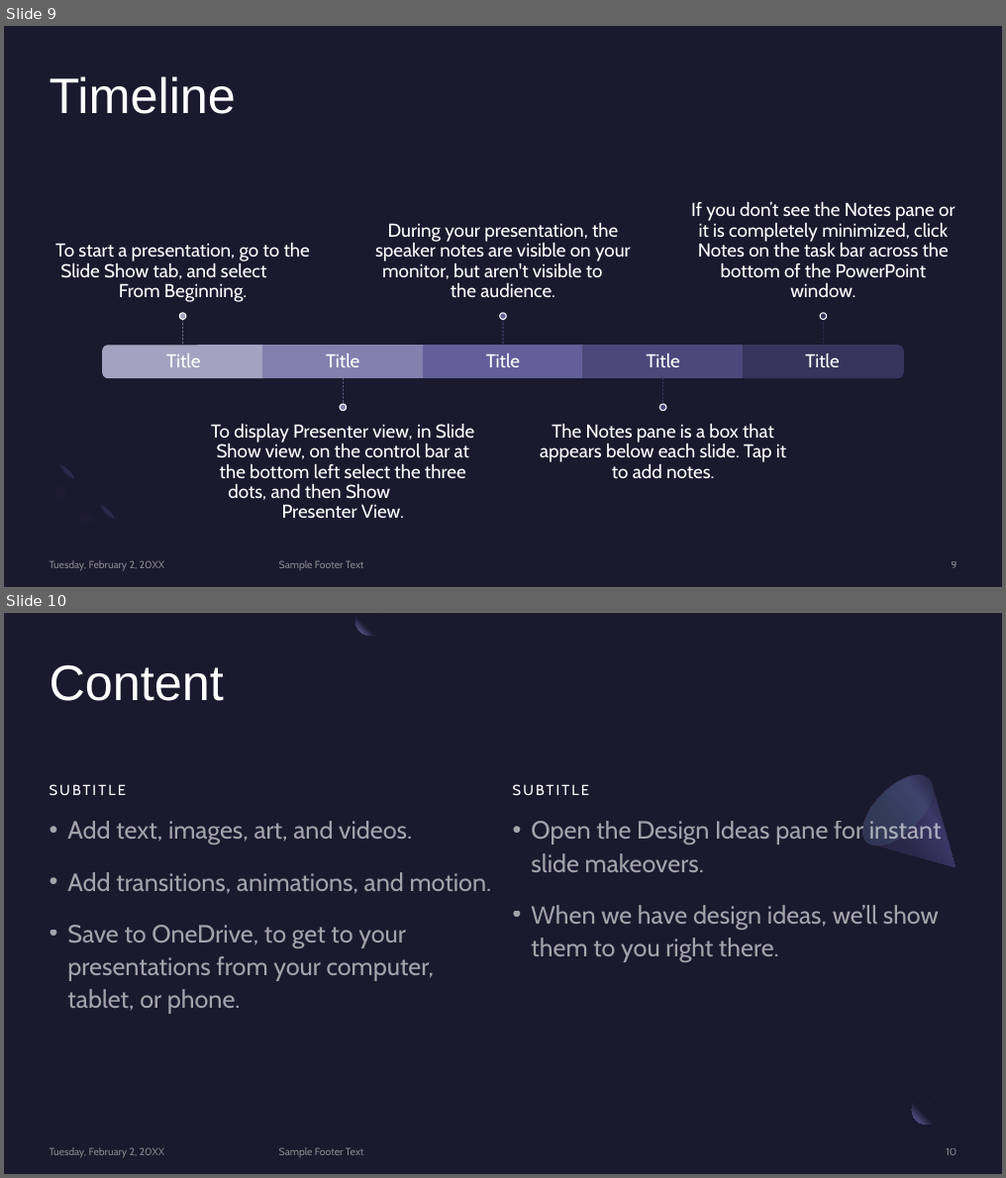
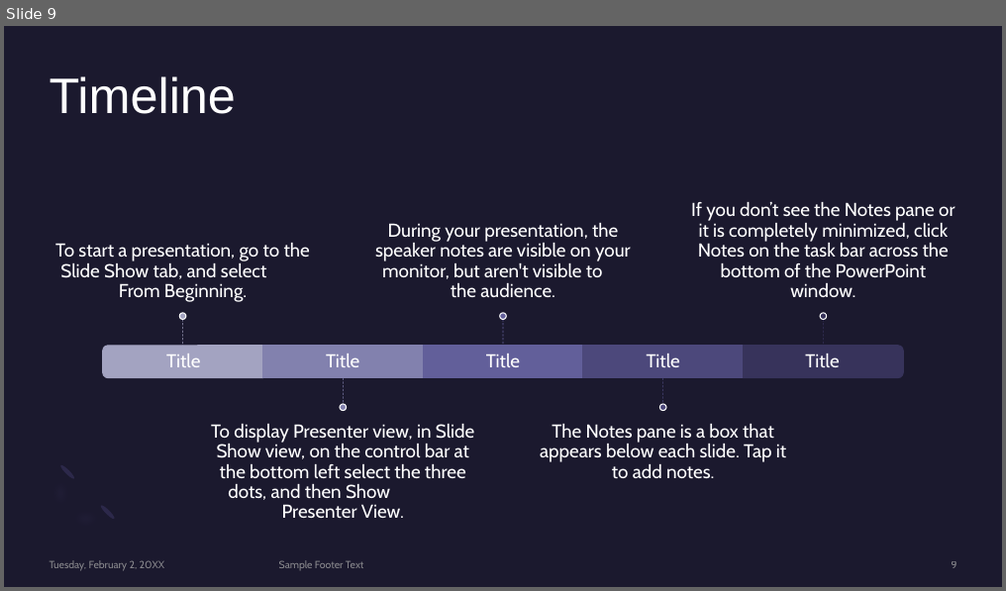
Before and after one commit to AKCase1993/Capstone-NSS-DA7, a slide deck: notebook/Tobacco.pptx. Shown one above the other, each under a label of ours: slides 9 and 10 before the commit, slide 9 after it. The pictures are 1006x1178 and 1006x591 pixels, drawn with LibreOffice and Linux fonts; fonts in the diff are those of the drawing. Boxes give left, top, right and bottom in pixels: in the first picture for what was removed or moved away, otherwise in the second. Text is boxed around its words. In the diff, an @@ line names an element or a change of style, - is before the commit and + after.

```diff
--- a/notebook/Tobacco.pptx
+++ b/notebook/Tobacco.pptx
@@ slide 10 removed at [4, 613, 1002, 1174], background #1B192E @@
@@ freeform shape removed at [355, 613, 385, 636] @@
@@ title removed at [50, 665, 224, 701] @@
-Content
@@ text removed at [50, 784, 126, 796] @@
-SUBTITLE
@@ text removed at [513, 784, 589, 796] @@
-SUBTITLE
@@ freeform shape removed at [851, 763, 987, 898] @@
@@ ellipse removed at [851, 763, 945, 857] @@
@@ text removed at [67, 821, 492, 1014] @@
-• Add text, images, art, and videos.
-• Add transitions, animations, and motion.
-• Save to OneDrive, to get to your presentations from your computer, tablet, or phone.
@@ text removed at [531, 821, 942, 962] @@
-• Open the Design Ideas pane for instant slide makeovers.
-• When we have design ideas, we’ll show them to you right there.
@@ ellipse removed at [912, 1096, 942, 1125] @@
@@ rectangle removed at [942, 1090, 972, 1119] @@
@@ text removed at [50, 1148, 164, 1158] @@
-Tuesday, February 2, 20XX
@@ text removed at [279, 1148, 364, 1157] @@
-Sample Footer Text
@@ page number removed at [945, 1149, 956, 1156] @@
-10
```
Also in this commit, not shown: 2 slides changed, 4 slides added, 2 other slides removed.
